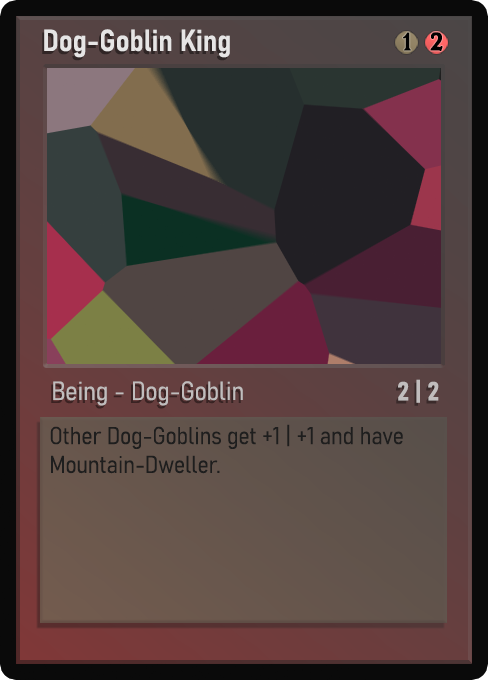
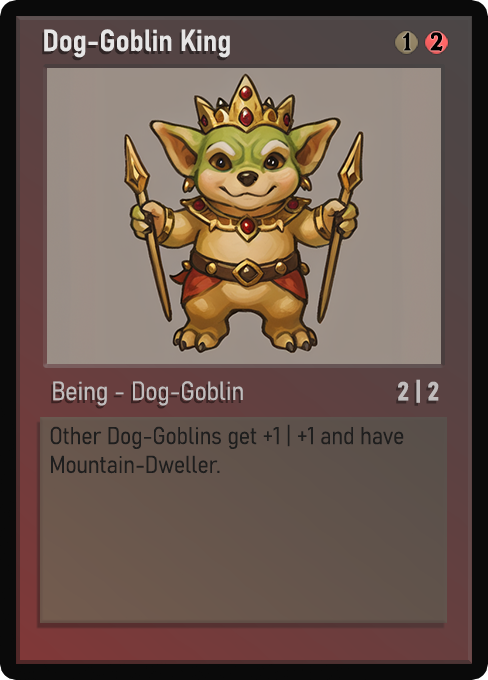
The second 488 x 680 image is a revision of the first. Changes to its layers:
painted on "Name" over [44, 30, 229, 57]
painted on "AtkDef" over [398, 382, 438, 390]
painted on "Class" over [53, 381, 236, 405]
painted on "Desc_norm" over [52, 424, 404, 474]
painted on "Artwork" over [47, 68, 441, 364]
